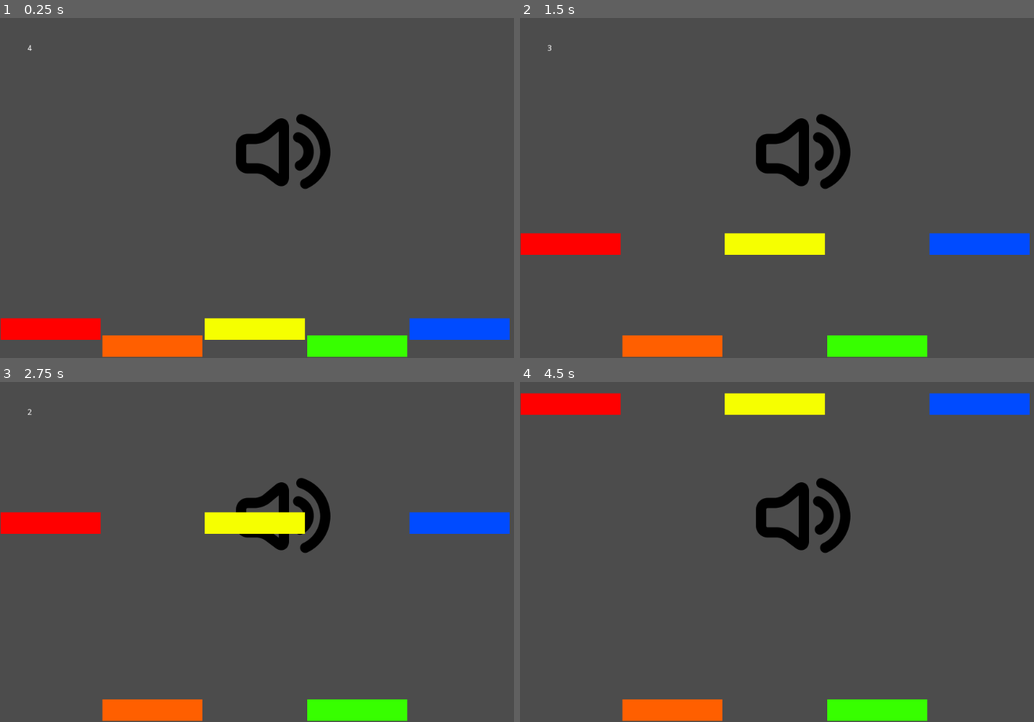
Above: before the commit, frames 1-4 (two rows, left to right).
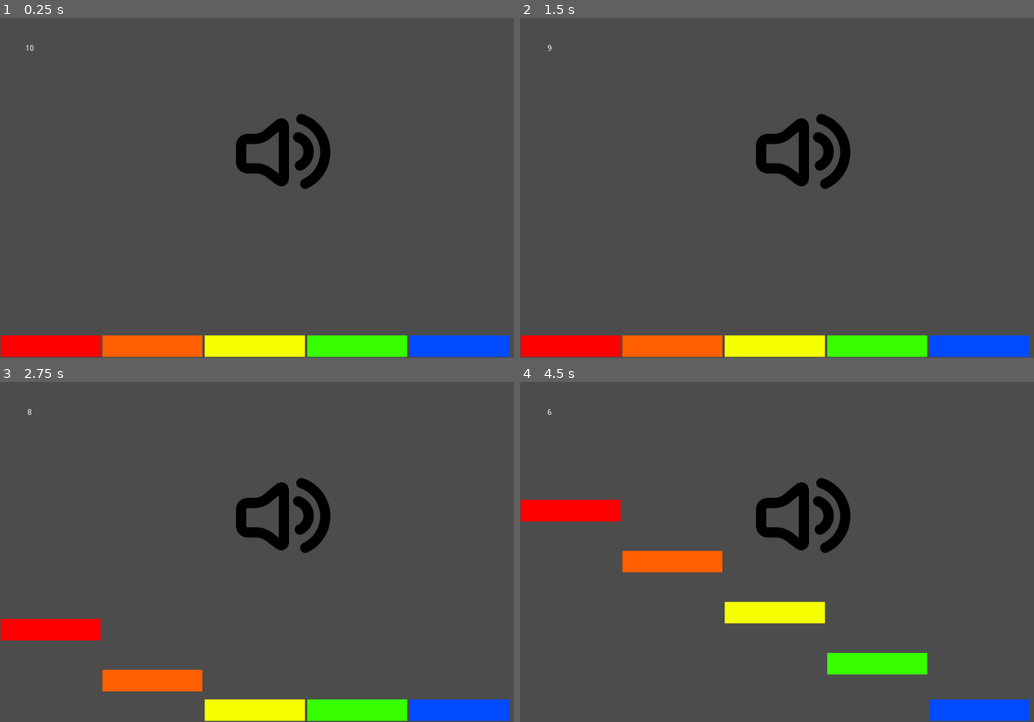
Above: after the commit, the same moments.

Repository: mdechdee/PerfectPitch
Game: Godot game, scene res://FirstScene.tscn
Two runs of this game, one before a commit and one after it. Both use one fixed random seed, a clock stepped at 60 frames per second and the inputs below. This scene is started directly instead of the project's main scene. Sound files missing from this copy of the repository are replaced by a short silence.
Inputs:
- Up to frame 1 (0.25 s): no input
- Up to frame 2 (1.5 s): hold H (A) 0.53-1.28 s; tap J (B) at 0.8, 1.35 s
- Up to frame 3 (2.75 s): tap A (C) at 1.55 s; hold A (C) from 2.03 s (still down); tap S (D) at 2.3 s
- Up to frame 4 (4.5 s): release A (C) at 2.78 s; tap S (D) at 2.85 s; tap D (E) at 3.05 s; hold D (E) 3.53-4.28 s; tap F (F) at 3.8, 4.35 s

The runs differ from the first frame. In frame 1, 6.0% of the frame differs, in the area x 0-100%, y 7-100%; in frame 2, 7.5%; in frame 3, 10%; in frame 4, 13%, in the area x 0-100%, y 3-100%.

Commit message:
Loop timer

Diff:
--- a/OldMusician/FirstScene.gd
+++ b/OldMusician/FirstScene.gd
@@ -1,29 +1,126 @@
 extends Node2D
+
+onready var P = $AudioStreamPlayer
+onready var length = P.stream.get_length()
+onready var length_per_note = length/12
 
 var movement = Vector2(0, 2)
 var timer
+var notes = []
+
+signal timer_end
+
+func _wait(seconds):
+    self._create_timer(self, seconds, true, "_emit_timer_end_signal")
+    yield(self,"timer_end")
+
+func _emit_timer_end_signal():
+    emit_signal("timer_end")
+
+func _create_timer(object_target, float_wait_time, bool_is_oneshot, string_function):
+    timer = Timer.new()
+    timer.set_one_shot(bool_is_oneshot)
+    timer.set_timer_process_mode(0)
+    timer.set_wait_time(float_wait_time)
+    timer.connect("timeout", object_target, string_function)
+    self.add_child(timer)
+    timer.start()
+
+func _input(event):
+    if Input.is_action_pressed("note"):
+        var P1 = AudioStreamPlayer.new()
+        var T = Timer.new()
+        P1.stream = P.stream
+        P1.add_child(T)
+        T.connect("timeout",P1,"stop")
+        T.start(length_per_note)
+        add_child(P1)
+        if event.is_action_pressed("C"):
+            P1.play(0)
+            if $C in notes:
+                return
+            notes.append($C)
+        elif event.is_action_pressed("C#"):
+            P1.play(length_per_note)
+        elif event.is_action_pressed("D"):
+            P1.play(length_per_note*2)
+            if $D in notes:
+                return
+            notes.append($D)
+        elif event.is_action_pressed("D#"):
+            P1.play(length_per_note*3)
+        elif event.is_action_pressed("E"):
+            P1.play(length_per_note*4)
+            if $E in notes:
+                return
+            notes.append($E)
+        elif event.is_action_pressed("F"):
+            P1.play(length_per_note*5)
+            if $F in notes:
+                return
+            notes.append($F)
+        elif event.is_action_pressed("F#"):
+            P1.play(length_per_note*6)
+        elif event.is_action_pressed("G"):
+            if $G in notes:
+                return
+            notes.append($G)
+            P1.play(length_per_note*7)
+        elif event.is_action_pressed("G#"):
+            P1.play(length_per_note*8)
+        elif event.is_action_pressed("A"):
+            P1.play(length_per_note*9)
+        elif event.is_action_pressed("A#"):
+            P1.play(length_per_note*10)
+        elif event.is_action_pressed("B"):
+            P1.play(length_per_note*11)
 
 func _ready():
-    randomize()
-    var texture = load("res://assets/speaker.png")
-    $Speaker.texture = texture
+    #randomize()
+    #var texture = load("res://assets/speaker.png")
+    #$Speaker.texture = texture
+
+    quiz()
 
     timer = get_node("Timer")
-    timer.set_wait_time(5)
+    timer.set_wait_time(11)
     timer.connect("timeout", self, "_on_Timer_timeout")
     timer.start()
 
 func _process(delta):
-    var notes = [$C, $E, $G]
+    if (timer.get_time_left() < 1.0):
+        $Label.text = str(0)
+        timer.stop()
+
+        #_wait(10)
+        quiz()
+        timer = get_node("Timer")
+        timer.set_wait_time(11)
+        timer.connect("timeout", self, "_on_Timer_timeout")
+        timer.start()
+    if (timer.get_time_left() >= 0):
+        $Label.text = str(floor(timer.get_time_left()))
+    if len(notes) == 0:
+        return
+    #var notes = [$C, $E, $G]
     #var note = notes[randi() % 5]
     for note in notes:
         #print(note.get_position().y)
         if note.get_position().y < -560:
             note.set_position(Vector2(note.get_position().x, 0))
+            notes.remove(0)
         note.position -= movement
     #if (note.get_position()):
     #    note.position = 500
-    if (timer.get_time_left() < 1.0):
-        timer.stop()
-    if (timer.get_time_left() >= 0):
-        $Label.text = str(floor(timer.get_time_left()))
+
+func quiz():
+    var P1 = AudioStreamPlayer.new()
+    var T = Timer.new()
+    P1.stream = P.stream
+    P1.add_child(T)
+    T.connect("timeout",P1,"stop")
+    T.start(length_per_note)
+    add_child(P1)
+    P1.play(0)
+    P1.play(length_per_note*4)
+    P1.play(length_per_note*7)
--- a/OldMusician/FirstScene.tscn
+++ b/OldMusician/FirstScene.tscn
@@ -1,12 +1,13 @@
-[gd_scene load_steps=6 format=2]
+[gd_scene load_steps=7 format=2]
 
 [ext_resource path="res://FirstScene.gd" type="Script" id=1]
 [ext_resource path="res://Area2D.gd" type="Script" id=2]
 [ext_resource path="res://assets/speaker.png" type="Texture" id=3]
+[ext_resource path="res://Piano.wav" type="AudioStream" id=4]
 
-[sub_resource type="CanvasItemMaterial" id=2]
+[sub_resource type="CanvasItemMaterial" id=1]
 
-[sub_resource type="RectangleShape2D" id=1]
+[sub_resource type="RectangleShape2D" id=2]
 extents = Vector2( 11, 284 )
 
 [node name="Node2D" type="Node2D"]
@@ -40,6 +41,7 @@
 valign = 1
 
 [node name="C" type="Sprite" parent="."]
+editor/display_folded = true
 
 [node name="ColorRect" type="ColorRect" parent="C"]
 margin_left = 0.5
@@ -49,6 +51,7 @@
 color = Color( 1, 0, 0, 1 )
 
 [node name="D" type="Sprite" parent="."]
+editor/display_folded = true
 
 [node name="ColorRect" type="ColorRect" parent="D"]
 margin_left = 180.0
@@ -58,6 +61,7 @@
 color = Color( 1, 0.376471, 0, 1 )
 
 [node name="E" type="Sprite" parent="."]
+editor/display_folded = true
 
 [node name="ColorRect" type="ColorRect" parent="E"]
 margin_left = 360.0
@@ -67,6 +71,7 @@
 color = Color( 0.968627, 1, 0, 1 )
 
 [node name="F" type="Sprite" parent="."]
+editor/display_folded = true
 
 [node name="ColorRect" type="ColorRect" parent="F"]
 margin_left = 540.0
@@ -76,6 +81,7 @@
 color = Color( 0.219608, 1, 0, 1 )
 
 [node name="G" type="Sprite" parent="."]
+editor/display_folded = true
 
 [node name="ColorRect" type="ColorRect" parent="G"]
 margin_left = 720.0
@@ -83,3 +89,6 @@
 margin_right = 896.0
 margin_bottom = 598.0
 color = Color( 0, 0.298039, 1, 1 )
+
+[node name="AudioStreamPlayer" type="AudioStreamPlayer" parent="."]
+stream = ExtResource( 4 )
Not shown: 1 places in OldMusician/FirstScene.tscn that only renumber resources
